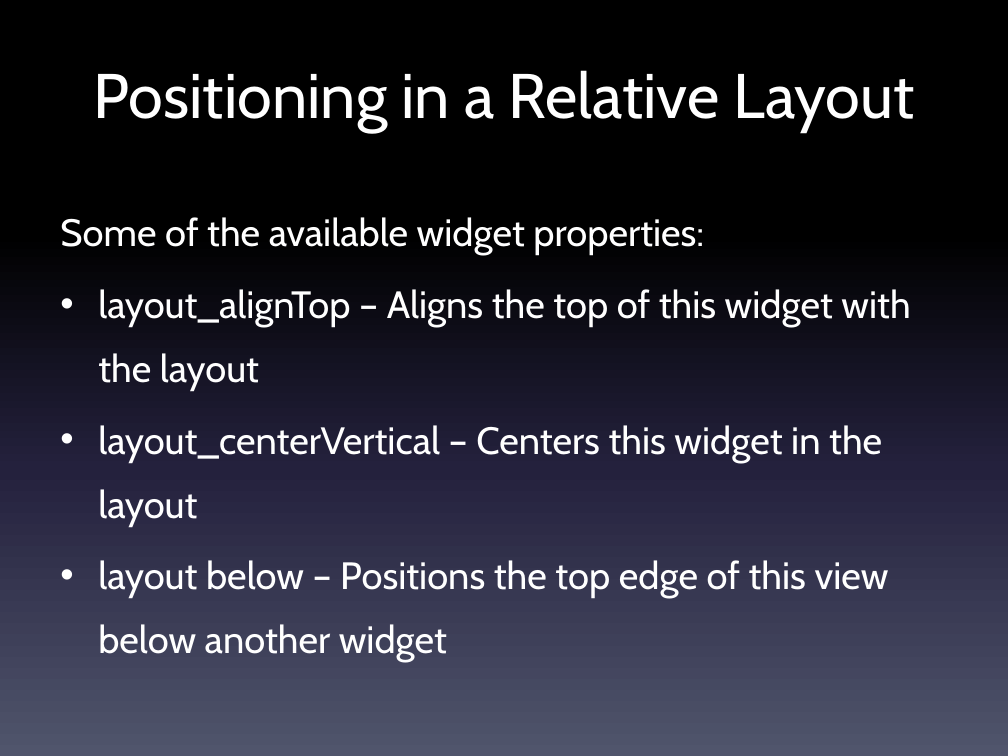
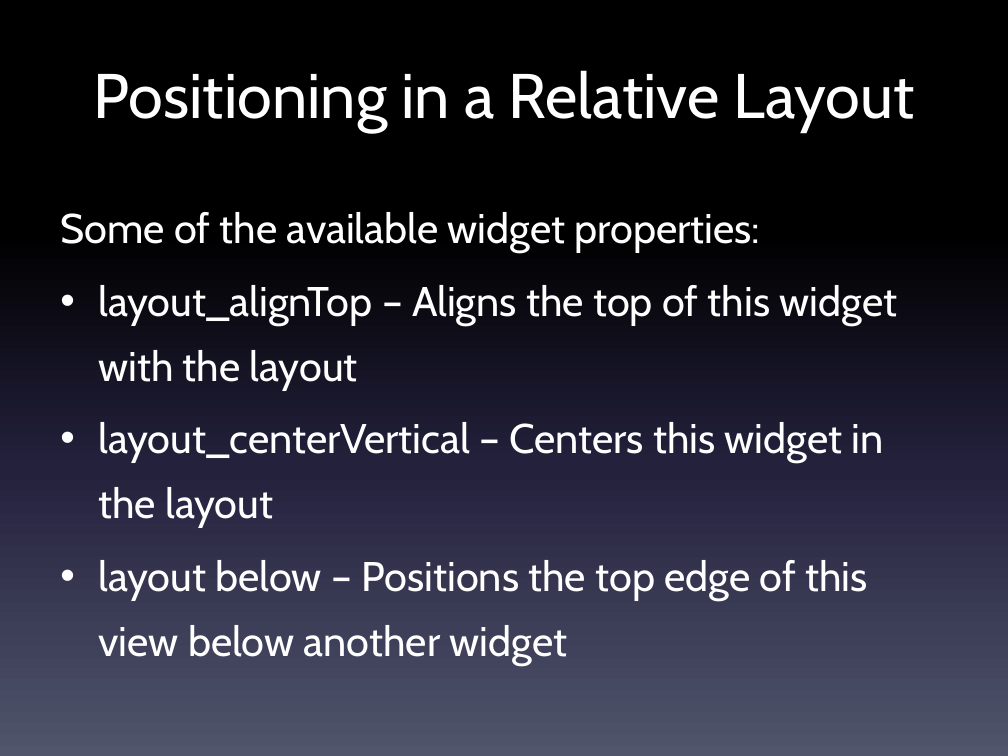
Before and after one commit to LCC-CIT/CS235AM-CourseMaterials, a slide deck: slide 13 of Slides/Wk4Day1-UI Layouts and Orientation.pptx. Drawn at 1008x756 pixels with LibreOffice and Linux fonts; fonts in the diff are those of the drawing. Boxes give left, top, right and bottom in pixels: in the first picture for what was removed or moved away, otherwise in the second. Text is boxed around its words. In the diff, an @@ line names an element or a change of style, - is before the commit and + after.

Commit message:
Added new layouts

```diff
--- a/Slides/Wk4Day1-UI Layouts and Orientation.pptx
+++ b/Slides/Wk4Day1-UI Layouts and Orientation.pptx
@@ text "Some of the available widget ..." at <box>60,212,898,665</box>: size 27.2 to 29.6 pt; line spacing 1.4 to 1.3 @@
```
Also in this commit, not shown: 1 other slide changed, 3 slides added.
